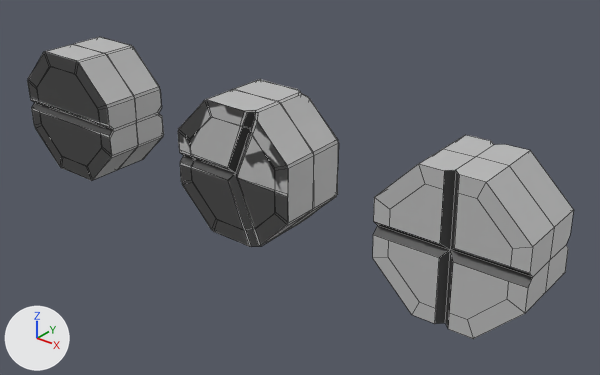
What one commit did to the FBX model Assets/Exported Meshes/fills.fbx.
Rendered twice from a 50 mm camera at (6.988, 20.263, -1.547) aimed at (6.376, 21.027, -2.021). Every picture has the same lights, and +X, +Y and +Z are marked at lower left. Mesh edges are drawn as thin lines. Where no turn or scale is listed for an object, it has been applied to the vertices.

Objects in the first picture: 'pill.002', 'pill.003', 'pill.004'.
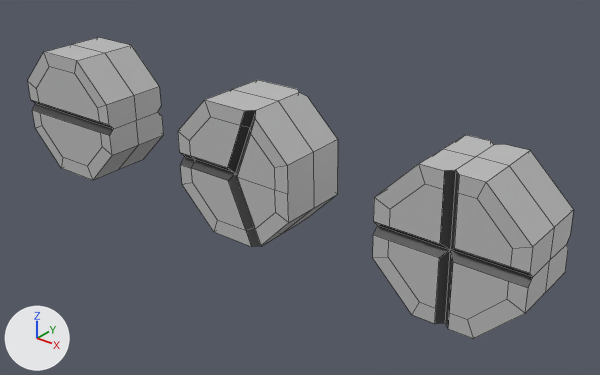
Commit message: no message

Diff of the bpy script that builds the scene:
```diff
--- a/Assets/Exported Meshes/fills.fbx.py
+++ b/Assets/Exported Meshes/fills.fbx.py
@@ me_pill_006 @@
 # used by ob_pill_003; location = (6.3272, 21.0, -1.9897)
-me_pill_006.from_pydata(...)  # 158 vertices, 140 faces; spans x -0.093..0.093, y -0.05..0.05, z -0.093..0.093
+me_pill_006.from_pydata(...)  # 81 vertices, 70 faces; spans x -0.093..0.093, y -0.05..0.05, z -0.093..0.093
+# me_pill_006 part 2
+# 77 vertices are removed from x -0.093..0.093, y -0.05..0.05, z -0.093..0.093
+# 70 faces are deleted
 me_pill_006.materials.append(mat_grey)
@@ me_pill_005 @@
 me_pill_005.from_pydata(...)  # 124 vertices, 96 faces; spans x -0.093..0.093, y -0.05..0.05, z -0.093..0.093
 # used by ob_pill_002; location = (6.0, 21.0, -1.9897)
+# me_pill_005 part 1: the loose piece of 62 vertices spanning x -0.093..0.093, y -0.05..0.05, z -0.093..0.093 is deleted
 me_pill_005.materials.append(mat_grey)
```

Changed parts and their boxes (x1, y1, x2, y2) in the pictures (600 x 375 px):
'pill.003', reshaped
    before: (178, 79, 339, 247)
    after: (178, 80, 338, 247)
part 1 of me_pill_005, deleted
    before: (28, 37, 163, 180)
part 2 of me_pill_006, deleted
    before: (178, 79, 339, 246)
